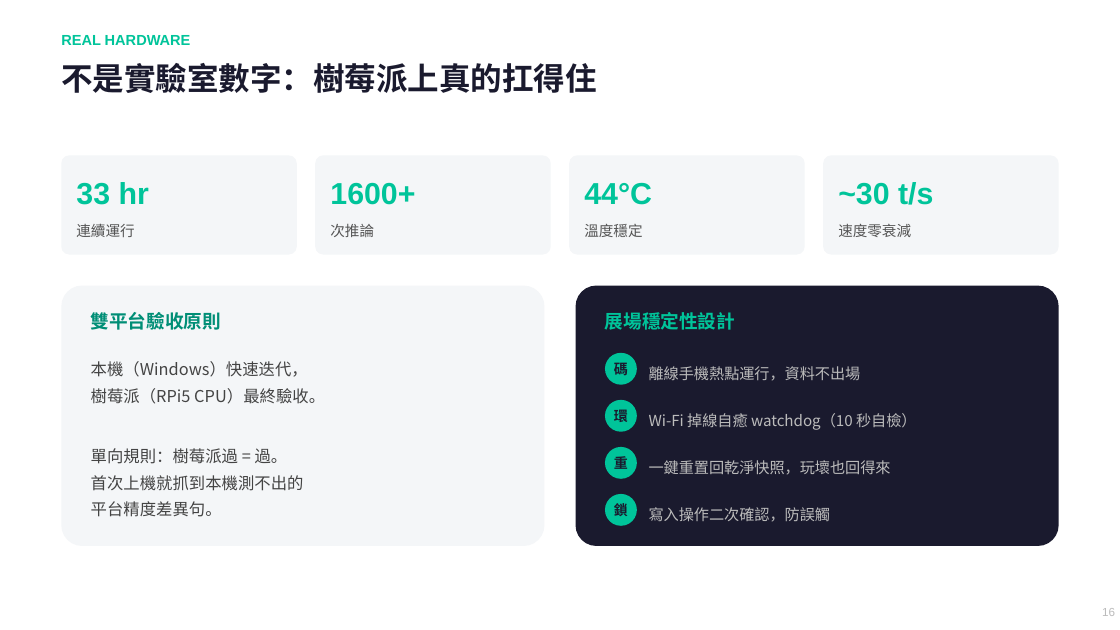
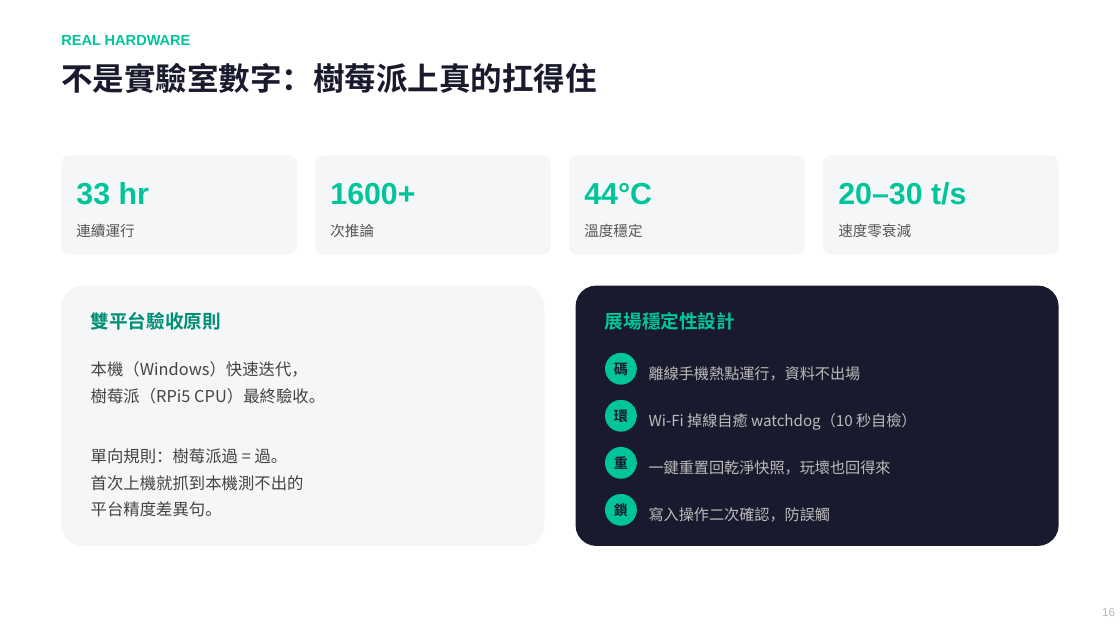
Before and after one commit to chunyen627-afk/warehouse-v2-agent, a slide deck: slide 16 of 倉管Agent_專案簡報.pptx. Drawn at 1120x630 pixels with LibreOffice and Linux fonts; fonts in the diff are those of the drawing. Boxes give left, top, right and bottom in pixels: in the first picture for what was removed or moved away, otherwise in the second. Text is boxed around its words. In the diff, an @@ line names an element or a change of style, - is before the commit and + after.

```diff
--- a/倉管Agent_專案簡報.pptx
+++ b/倉管Agent_專案簡報.pptx
@@ text at [838, 182, 966, 205]: text changed @@
-~30 t/s
+20–30 t/s
```
Also in this commit, not shown: 9 other slides changed, 1 other file.
